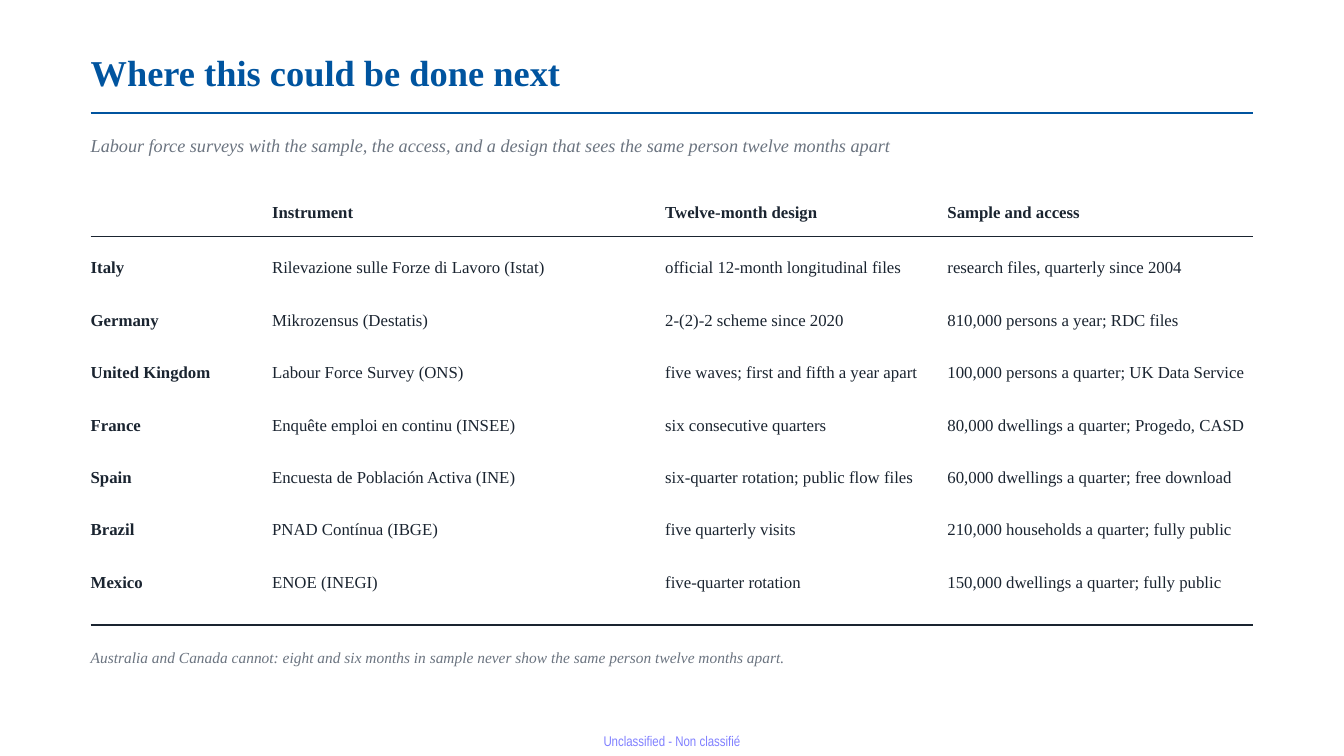
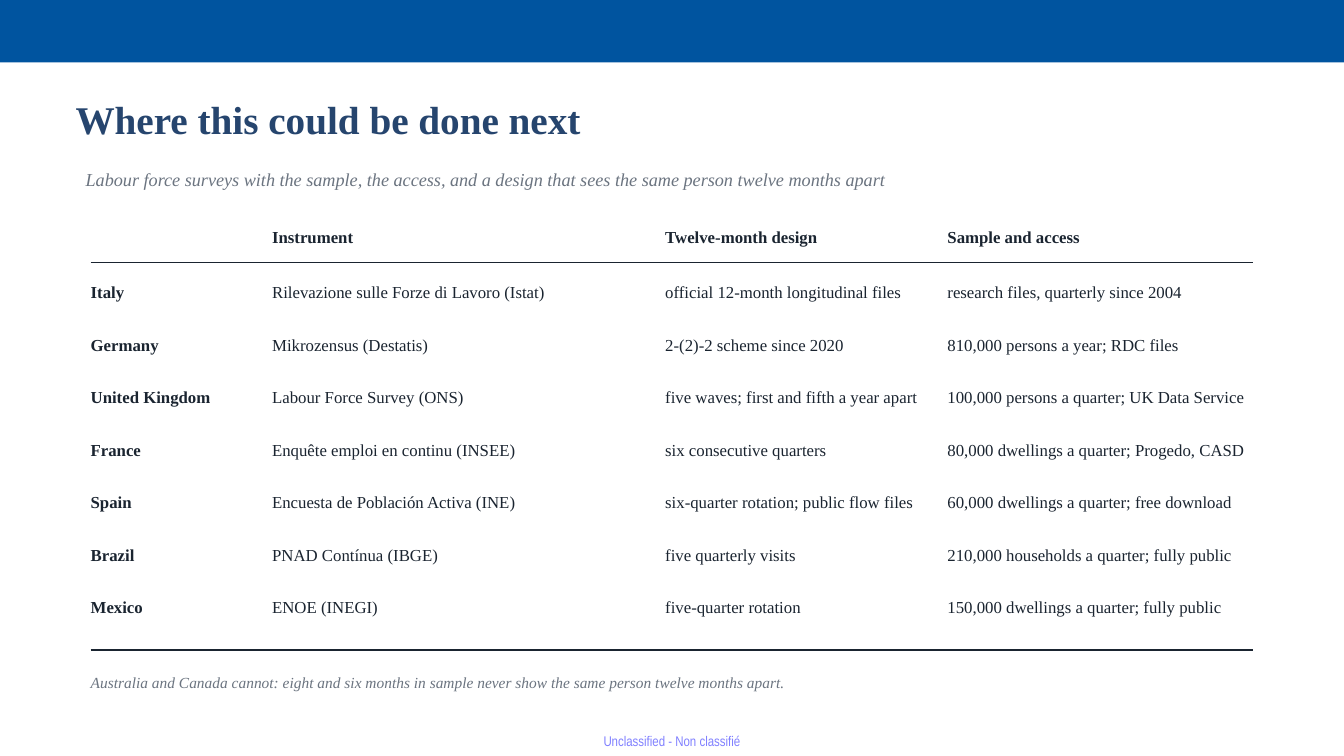
Before and after one commit to jedr1-ship-it/Alternative-Pathways----Quant, a slide deck: slide 40 of report/Proyect_US_v4.pptx (slide 39 before the commit). Drawn at 1344x756 pixels with LibreOffice and Linux fonts; fonts in the diff are those of the drawing. Boxes give left, top, right and bottom in pixels: in the first picture for what was removed or moved away, otherwise in the second. Text is boxed around its words. In the diff, an @@ line names an element or a change of style, - is before the commit and + after.

```diff
--- a/report/Proyect_US_v4.pptx
+++ b/report/Proyect_US_v4.pptx
@@ rectangle added at bbox=[0, 0, 1344, 63], fill #00549F @@
@@ text "Where this could be done ...": place and size @@
-text "Where this could be done ..." at bbox=[91, 60, 560, 87]
+text "Where this could be done ..." at bbox=[76, 106, 581, 135]
@@ text "Where this could be done ..." at bbox=[76, 106, 581, 135]: size 26 to 28 pt, text colour #00549F to #26456E @@
@@ line removed from (91, 113) to (1253, 113) @@
@@ text "Labour force surveys with the ...": place and size @@
-text "Labour force surveys with the ..." at bbox=[91, 139, 890, 156]
+text "Labour force surveys with the ..." at bbox=[86, 173, 885, 190]
@@ 32 texts, 2 lines: place and size @@
-32 texts, 2 lines at bbox=[91, 206, 1253, 666]
+32 texts, 2 lines at bbox=[91, 231, 1253, 691]
```
Also in this commit, not shown: 12 other slides changed, 1 slide added, 1 other file.
